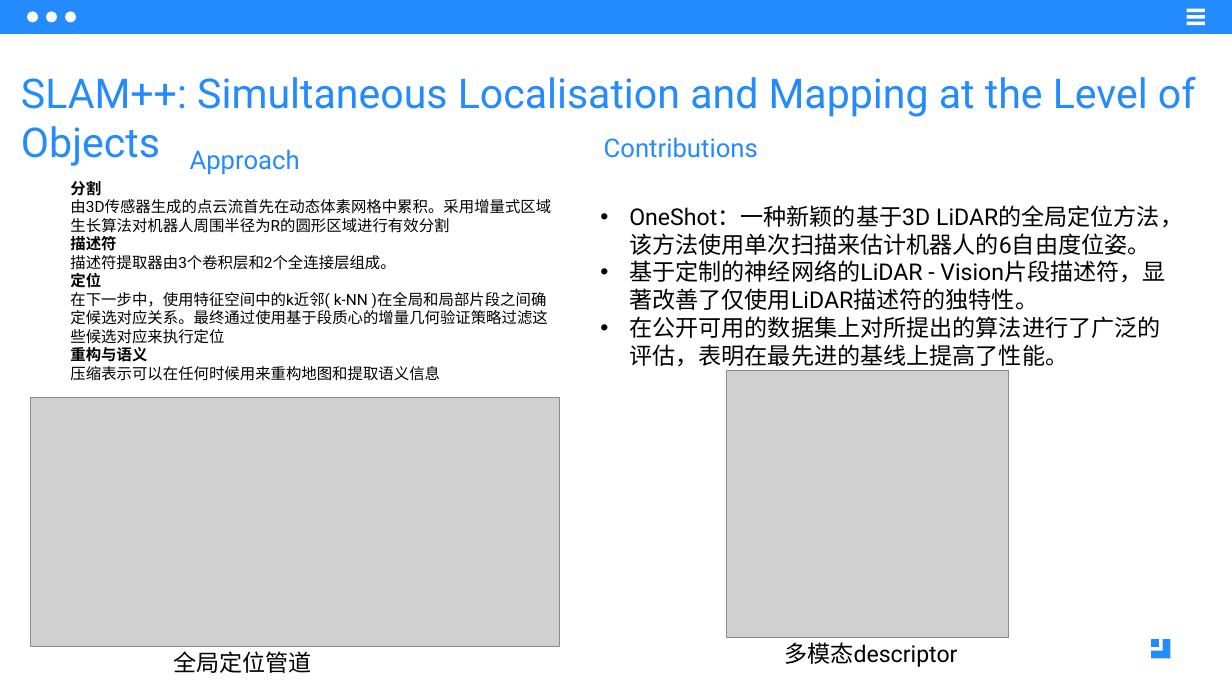
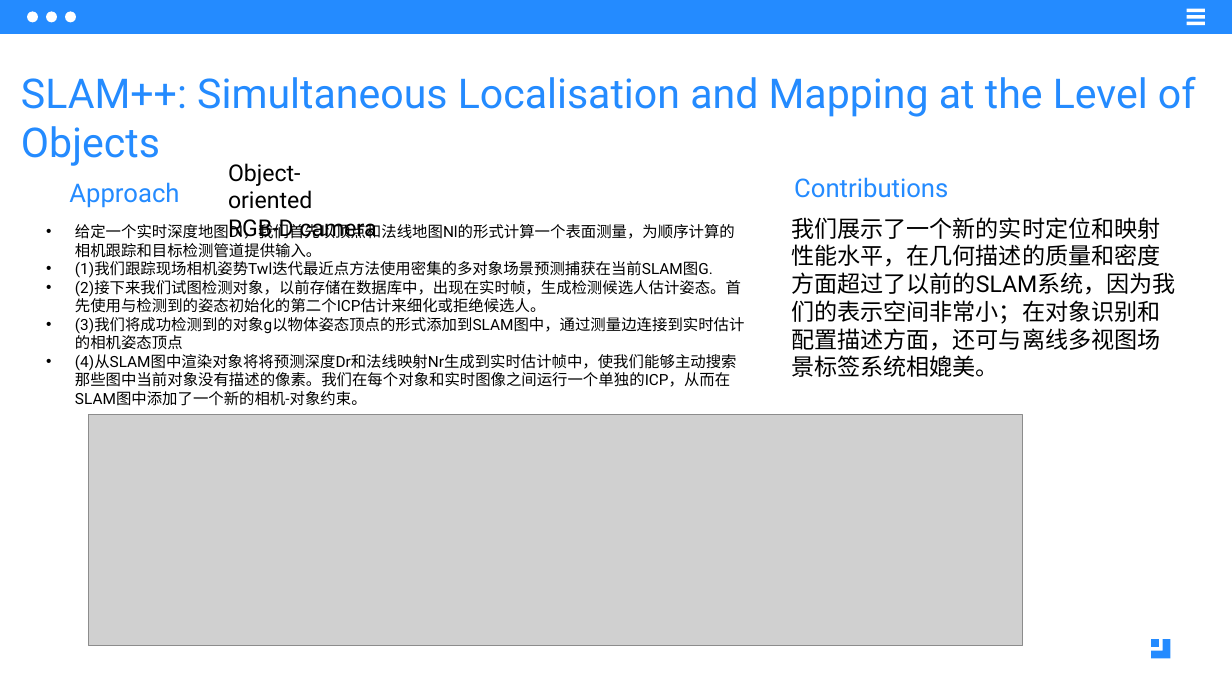
Before and after one commit to drb-ecust/auto_drive, a slide deck: slide 9 of 视觉slam调研/视觉SLAM调研.pptx (slide 6 before the commit). Drawn at 1232x693 pixels with LibreOffice and Linux fonts; fonts in the diff are those of the drawing; grey boxes stand for pictures. Boxes give left, top, right and bottom in pixels: in the first picture for what was removed or moved away, otherwise in the second. Text is boxed around its words. In the diff, an @@ line names an element or a change of style, - is before the commit and + after.

```diff
--- a/视觉slam调研/视觉SLAM调研.pptx
+++ b/视觉slam调研/视觉SLAM调研.pptx
@@ text "Approach": place and size @@
-text "Approach" at (190, 149, 300, 175)
+text "Approach" at (69, 182, 179, 208)
@@ text added at (228, 163, 377, 239), 18 pt, text #000000 @@
+Object-oriented
+RGB-D camera
@@ text "Contributions": place and size @@
-text "Contributions" at (604, 137, 758, 158)
+text "Contributions" at (794, 177, 948, 198)
@@ text removed at (629, 205, 1183, 367) @@
-• OneShot：一种新颖的基于3D LiDAR的全局定位方法，该方法使用单次扫描来估计机器人的6自由度位姿。
-• 基于定制的神经网络的LiDAR - Vision片段描述符，显著改善了仅使用LiDAR描述符的独特性。
-• 在公开可用的数据集上对所提出的算法进行了广泛的评估，表明在最先进的基线上提高了性能。
@@ text at (75, 222, 744, 406): text changed @@
-分割
-由3D传感器生成的点云流首先在动态体素网格中累积。采用增量式区域生长算法对机器人周围半径为R的圆形区域进行有效分割
-描述符
-描述符提取器由3个卷积层和2个全连接层组成。
-定位
-在下一步中，使用特征空间中的k近邻( k-NN )在全局和局部片段之间确定候选对应关系。最终通过使用基于段质心的增量几何验证策略过滤这些候选对应来执行定位
-重构与语义
-压缩表示可以在任何时候用来重构地图和提取语义信息
+• 给定一个实时深度地图Dl，我们首先以顶点和法线地图Nl的形式计算一个表面测量，为顺序计算的相机跟踪和目标检测管道提供输入。
+• (1)我们跟踪现场相机姿势Twl迭代最近点方法使用密集的多对象场景预测捕获在当前SLAM图G.
+• (2)接下来我们试图检测对象，以前存储在数据库中，出现在实时帧，生成检测候选人估计姿态。首先使用与检测到的姿态初始化的第二个ICP估计来细化或拒绝候选人。
+• (3)我们将成功检测到的对象g以物体姿态顶点的形式添加到SLAM图中，通过测量边连接到实时估计的相机姿态顶点
+• (4)从SLAM图中渲染对象将将预测深度Dr和法线映射Nr生成到实时估计帧中，使我们能够主动搜索那些图中当前对象没有描述的像素。我们在每个对象和实时图像之间运行一个单独的ICP，从而在SLAM图中添加了一个新的相机-对象约束。
@@ text added at (791, 217, 1176, 377), 18 pt, text #000000 @@
+我们展示了一个新的实时定位和映射性能水平，在几何描述的质量和密度方面超过了以前的SLAM系统，因为我们的表示空间非常小；在对象识别和配置描述方面，还可与离线多视图场景标签系统相媲美。
@@ picture removed at (727, 371, 1009, 638) @@
@@ picture removed at (30, 397, 559, 647) @@
@@ picture added at (89, 415, 1023, 646) @@
@@ text removed at (173, 651, 312, 673) @@
-全局定位管道
@@ text removed at (784, 642, 957, 667) @@
-多模态descriptor
```
Also in this commit, not shown: 2 other slides changed, 3 slides added, 1 slide removed, 5 other files.
